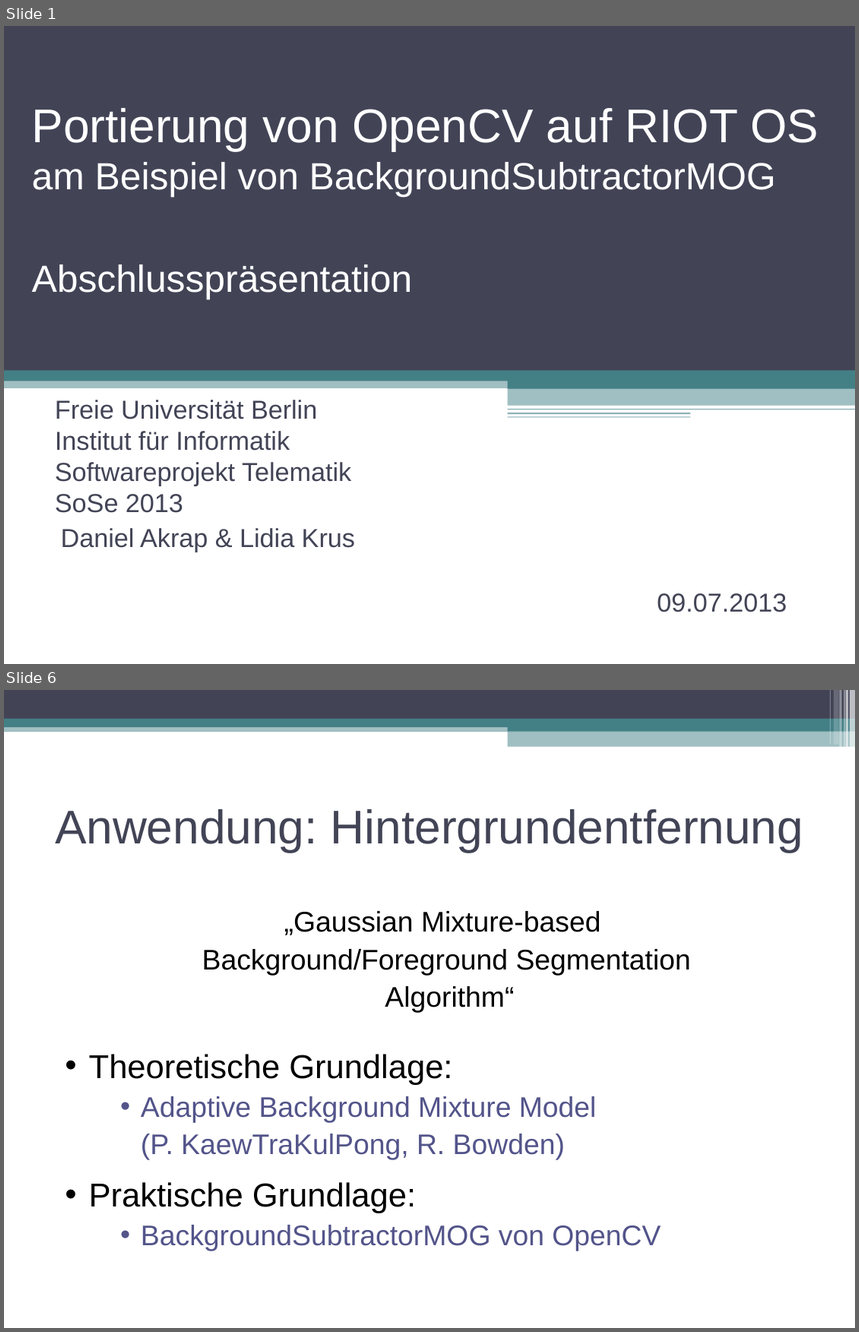
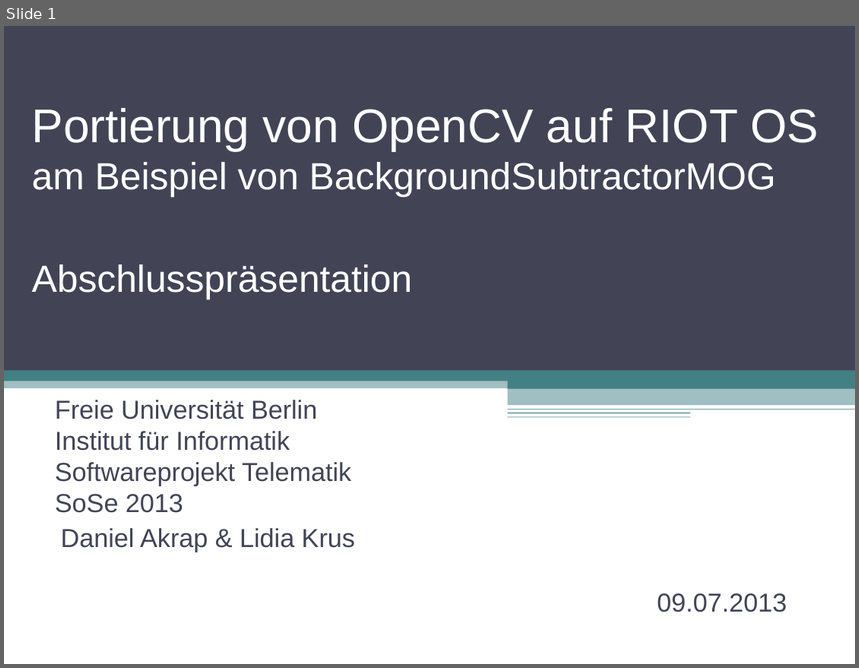
Before and after one commit to swp2013riot/riot-opencv-port, a slide deck: doc/final_presentation.odp. Shown one above the other, each under a label of ours: slides 1 and 6 before the commit, slide 1 after it; the slides between them are not shown. The pictures are 859x1332 and 859x668 pixels, drawn with LibreOffice and Linux fonts; fonts in the diff are those of the drawing. Boxes give left, top, right and bottom in pixels: in the first picture for what was removed or moved away, otherwise in the second. Text is boxed around its words. In the diff, an @@ line names an element or a change of style, - is before the commit and + after.

```diff
--- a/doc/final_presentation.odp
+++ b/doc/final_presentation.odp
@@ slide 6 removed at (4,690,855,1328), background #FFFFFF @@
@@ rectangle removed at (4,690,855,719) @@
@@ rectangle removed at (829,690,831,745) @@
@@ rectangle removed at (834,690,839,745) @@
@@ rectangle removed at (840,690,842,748) @@
@@ rectangle removed at (844,690,845,748) @@
@@ rectangle removed at (846,690,848,748) @@
@@ rectangle removed at (850,690,855,748) @@
@@ rectangle removed at (4,724,855,732) @@
@@ rectangle removed at (4,719,855,727) @@
@@ rectangle removed at (508,723,855,731) @@
@@ rectangle removed at (508,730,855,747) @@
@@ title removed at (55,809,804,852) @@
-Anwendung: Hintergrundentfernung
@@ text removed at (89,911,691,1252) @@
-„Gaussian Mixture-based
-Background/Foreground Segmentation
-Algorithm“
-• Theoretische Grundlage:
-    • Adaptive Background Mixture Model
-    (P. KaewTraKulPong, R. Bowden)
-• Praktische Grundlage:
-    • BackgroundSubtractorMOG von OpenCV
```
Also in this commit, not shown: 5 slides changed, 5 slides added, 2 other slides removed.
